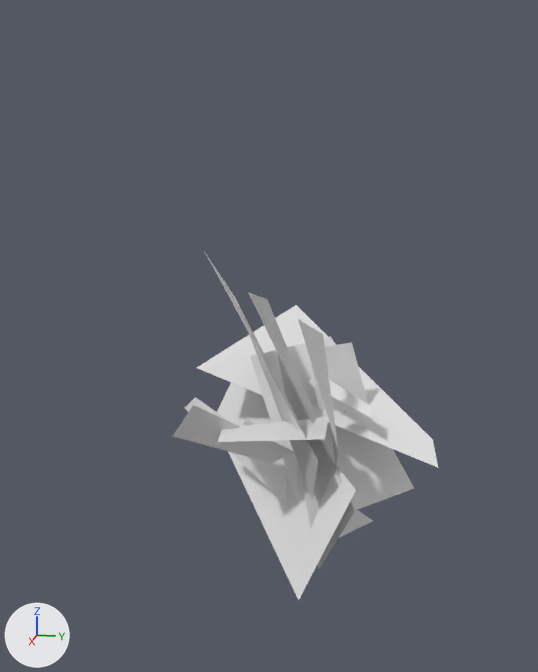
The glTF model assets/models/particles.glb: old version first, new version second.
Before and after are seen from a 50 mm camera at (0.411, -1.027, 0.584) aimed at (0.005, -1.108, 0.483). The axes (+X, +Y, +Z) are drawn at lower left. The lights are the same throughout. Where no turn or scale is listed for an object, it has been applied to the vertices.
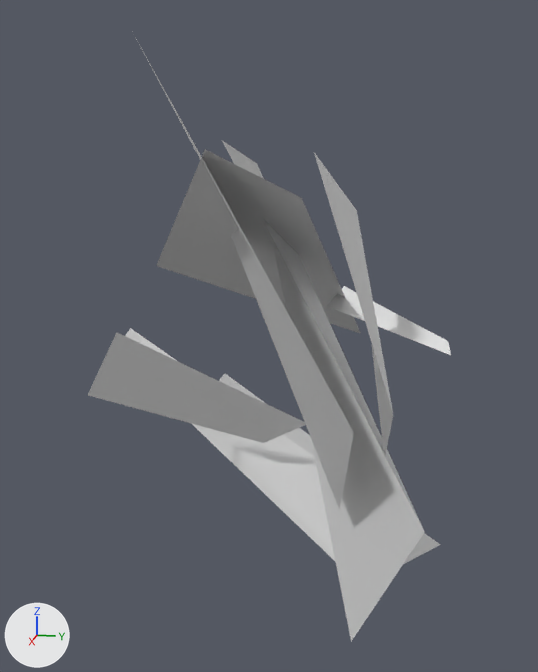
Diff of the bpy script that builds the scene:
```diff
--- a/assets/models/particles.glb.py
+++ b/assets/models/particles.glb.py
@@ ob_plane @@
-ob_plane = bpy.data.objects.new('Plane', me_plane)
-ob_plane.location = (-0.0091, -1.1304, 0.3486)
@@ ob_plane_001 @@
 ob_plane_001 = bpy.data.objects.new('Plane.001', me_plane_001)
-ob_plane_001.location = (0.0323, -1.0979, 0.4224)
-ob_plane_001.rotation_euler = (0.307, -0.477, 1.032)  # degrees (18, -27, 59)
-ob_plane_001.scale = (0.209, 0.209, 0.209)
+ob_plane_001.location = (0.0292, -1.0227, 0.5231)
+ob_plane_001.rotation_euler = (2.919, 0.473, -0.42)  # degrees (167, 27, -24)
+ob_plane_001.scale = (0.154, 0.354, 0.354)
@@ ob_plane_002 @@
 ob_plane_002 = bpy.data.objects.new('Plane.002', me_plane_002)
-ob_plane_002.location = (-0.0199, -1.0947, 0.403)
+ob_plane_002.location = (-0.0323, -1.09, 0.4151)
 ob_plane_002.rotation_euler = (1.067, 0.463, -0.312)  # degrees (61, 27, -18)
-ob_plane_002.scale = (0.209, 0.209, 0.209)
+ob_plane_002.scale = (0.354, 0.354, 0.354)
@@ ob_plane_003 @@
 ob_plane_003 = bpy.data.objects.new('Plane.003', me_plane_003)
-ob_plane_003.location = (-0.0116, -1.0797, 0.417)
+ob_plane_003.location = (-0.0181, -1.0646, 0.4387)
 ob_plane_003.rotation_euler = (-0.794, 0.624, 2.701)  # degrees (-45, 36, 155)
-ob_plane_003.scale = (0.0986, 0.0986, 0.0986)
+ob_plane_003.scale = (0.167, 0.167, 0.167)
@@ ob_plane_004 @@
 ob_plane_004 = bpy.data.objects.new('Plane.004', me_plane_004)
-ob_plane_004.location = (0.0169, -1.0628, 0.4483)
+ob_plane_004.location = (0.03, -1.0361, 0.4916)
 ob_plane_004.rotation_euler = (1.065, 0.885, -0.816)  # degrees (61, 51, -47)
-ob_plane_004.scale = (0.0986, 0.0986, 0.0986)
+ob_plane_004.scale = (0.167, 0.167, 0.167)
@@ ob_plane_005 @@
-ob_plane_005 = bpy.data.objects.new('Plane.005', me_plane_005)
-ob_plane_005.location = (-0.0161, -1.0387, 0.4451)
@@ ob_plane_006 @@
-ob_plane_006 = bpy.data.objects.new('Plane.006', me_plane_006)
-ob_plane_006.location = (0.0735, -1.0968, 0.4399)
@@ ob_plane_007 @@
 ob_plane_007 = bpy.data.objects.new('Plane.007', me_plane_007)
-ob_plane_007.location = (0.0399, -1.1097, 0.4413)
+ob_plane_007.location = (0.0689, -1.1153, 0.4798)
 ob_plane_007.rotation_euler = (-0.735, 0.23, 2.494)  # degrees (-42, 13, 143)
-ob_plane_007.scale = (0.096, 0.0748, 0.0684)
+ob_plane_007.scale = (0.162, 0.126, 0.116)
@@ ob_plane_008 @@
 ob_plane_008 = bpy.data.objects.new('Plane.008', me_plane_008)
-ob_plane_008.location = (0.0284, -1.0791, 0.4391)
+ob_plane_008.location = (0.0495, -1.0637, 0.4761)
 ob_plane_008.rotation_euler = (0.291, -0.523, 1.028)  # degrees (17, -30, 59)
-ob_plane_008.scale = (0.0855, 0.0955, 0.0553)
+ob_plane_008.scale = (0.145, 0.162, 0.0935)
@@ ob_plane_009 @@
 ob_plane_009 = bpy.data.objects.new('Plane.009', me_plane_009)
-ob_plane_009.location = (0.0149, -1.0677, 0.4382)
+ob_plane_009.location = (0.0266, -1.0444, 0.4745)
 ob_plane_009.rotation_euler = (-0.915, 0.739, 2.792)  # degrees (-52, 42, 160)
-ob_plane_009.scale = (0.155, 0.17, 0.187)
+ob_plane_009.scale = (0.262, 0.287, 0.316)
@@ ob_plane_010 @@
 ob_plane_010 = bpy.data.objects.new('Plane.010', me_plane_010)
-ob_plane_010.location = (-0.0038, -1.0944, 0.4413)
+ob_plane_010.location = (-0.0049, -1.0895, 0.4798)
 ob_plane_010.rotation_euler = (1.247, 0.799, -0.512)  # degrees (71, 46, -29)
-ob_plane_010.scale = (0.146, 0.157, 0.204)
+ob_plane_010.scale = (0.247, 0.266, 0.345)
@@ ob_plane_011 @@
-ob_plane_011 = bpy.data.objects.new('Plane.011', me_plane_011)
-ob_plane_011.location = (-0.0347, -1.0244, 0.4379)
```

Pixel boxes [x1, y1, x2, y2] of what changed, in the pictures (538 x 672 px):
'Plane.001', moved, turned, rescaled
    before: [197, 305, 438, 468]
    after: [156, 149, 360, 333]
'Plane.002', moved, rescaled (89% wider, 80% taller)
    before: [248, 292, 355, 570]
    after: [222, 141, 425, 641]
'Plane.007', moved, rescaled (80% wider, 90% taller)
    before: [173, 405, 294, 463]
    after: [88, 332, 306, 443]
'Plane.010', moved, rescaled (91% wider, 91% taller)
    before: [204, 251, 318, 498]
    after: [135, 37, 354, 510]
'Plane', deleted
    before: [217, 383, 356, 600]
'Plane.009', moved, rescaled (68% wider, 67% taller)
    before: [185, 397, 373, 538]
    after: [125, 328, 441, 564]
'Plane.011', deleted
    before: [250, 337, 414, 510]
'Plane.004', moved, rescaled (95% wider, 100% taller)
    before: [298, 319, 338, 472]
    after: [314, 153, 393, 460]
'Plane.008', moved, rescaled
    before: [308, 378, 373, 418]
    after: [327, 286, 451, 355]
'Plane.005', deleted
    before: [311, 342, 368, 430]
'Plane.006', deleted
    before: [218, 417, 328, 442]
'Plane.003', moved, rescaled
    before: [243, 420, 254, 425]
    after: [219, 374, 315, 457]
